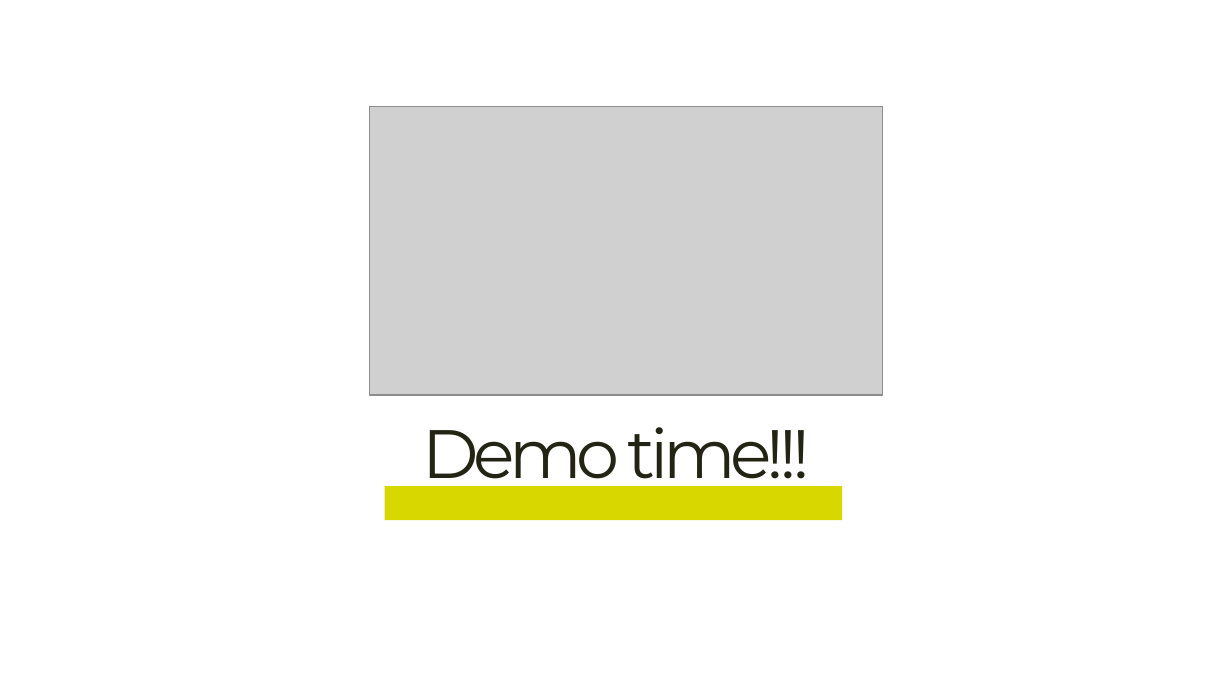
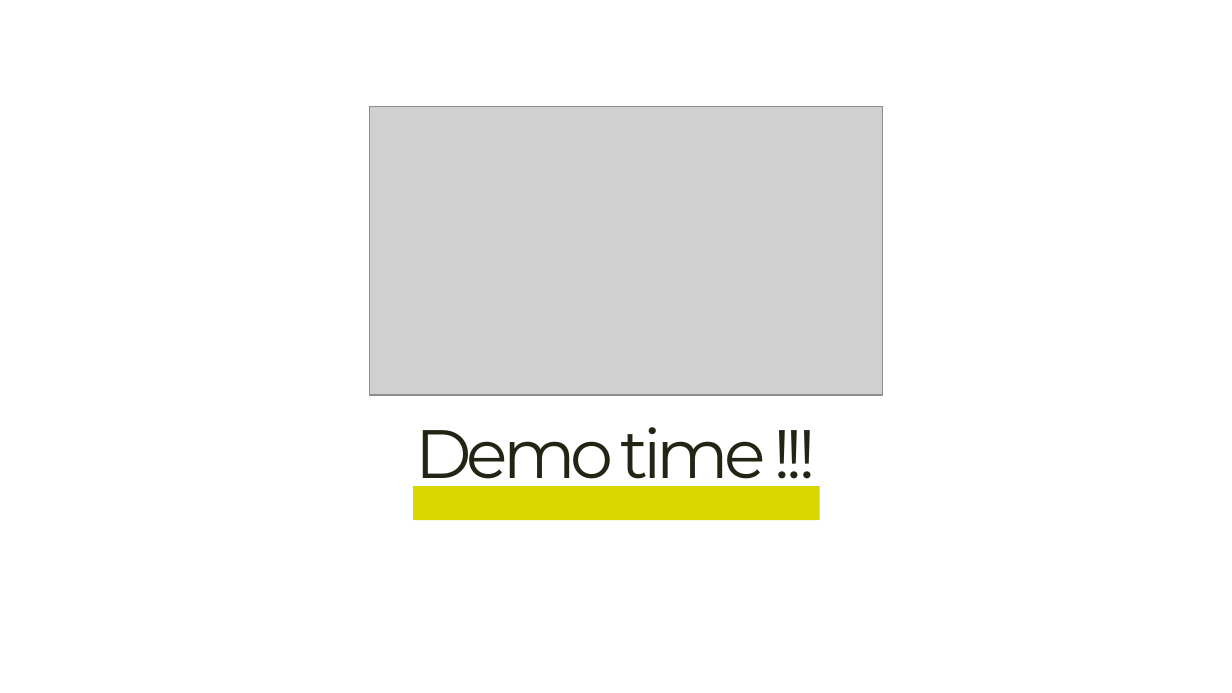
Before and after one commit to Lemoncode/language-sessions, a slide deck: slide 18 of 00 teoría/Language Sessions.pptx (slide 14 before the commit). Drawn at 1232x693 pixels with LibreOffice and Linux fonts; fonts in the diff are those of the drawing; grey boxes stand for pictures. Boxes give left, top, right and bottom in pixels: in the first picture for what was removed or moved away, otherwise in the second. Text is boxed around its words. In the diff, an @@ line names an element or a change of style, - is before the commit and + after.

```diff
--- a/00 teoría/Language Sessions.pptx
+++ b/00 teoría/Language Sessions.pptx
@@ text at (416, 427, 766, 494): spaces changed @@
-Demo time!!!
+Demo time !!!
@@ rectangle: place and size @@
-rectangle at (385, 486, 842, 521)
+rectangle at (414, 485, 821, 520)
```
Also in this commit, not shown: 2 other slides changed, 4 slides added, 13 other files.
